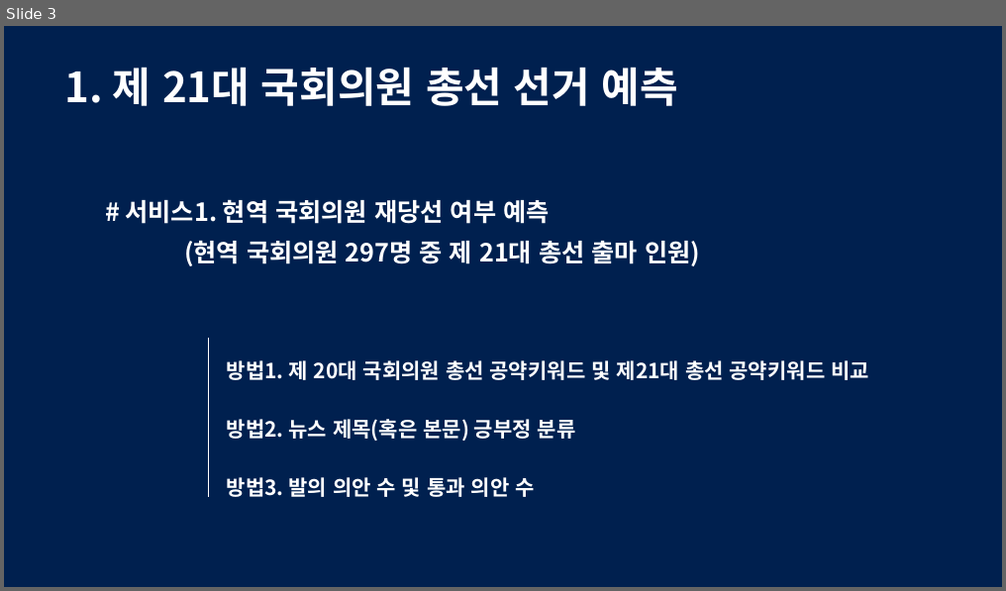
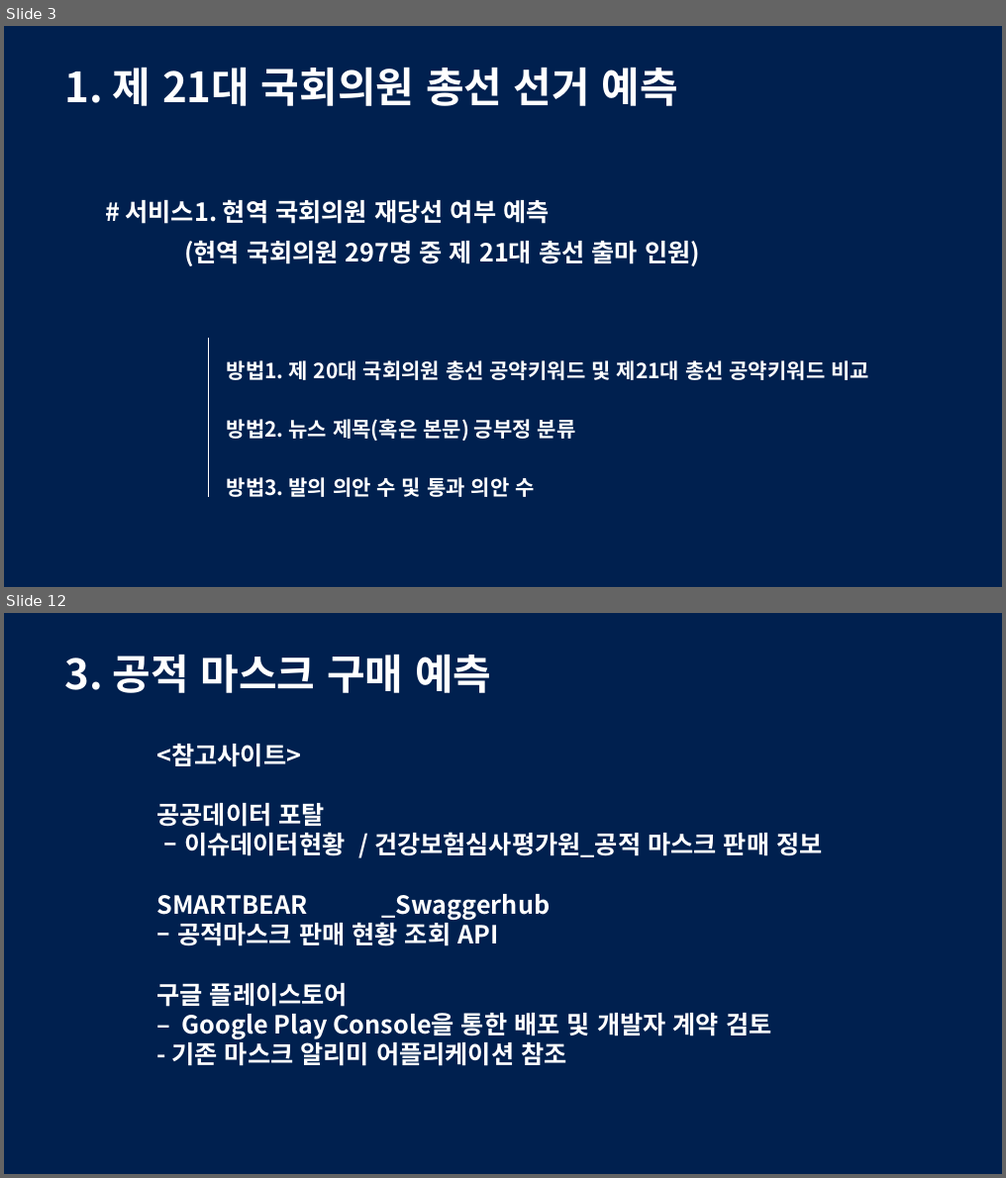
Before and after one commit to drhee0919/Rhee, a slide deck: 주제 발표.pptx. Shown one above the other, each under a label of ours: slide 3 before the commit, slides 3 and 12 after it; the slides between them are not shown. The pictures are 1006x591 and 1006x1178 pixels, drawn with LibreOffice and Linux fonts; fonts in the diff are those of the drawing. Boxes give left, top, right and bottom in pixels: in the first picture for what was removed or moved away, otherwise in the second. Text is boxed around its words. In the diff, an @@ line names an element or a change of style, - is before the commit and + after.

```diff
--- a/주제 발표.pptx
+++ b/주제 발표.pptx
@@ slide 12 added at <box>4,613,1002,1174</box>, background #FFFFFF @@
@@ rectangle added at <box>4,613,1002,1174</box>, fill #00204F @@
@@ text added at <box>65,654,491,693</box>, 40 pt, text #FFFFFF, bold @@
+3. 공적 마스크 구매 예측
@@ text added at <box>156,743,822,1066</box>, 24 pt, text #FFFFFF, bold @@
+<참고사이트>
+공공데이터 포탈
+– 이슈데이터현황 / 건강보험심사평가원_공적 마스크 판매 정보
+SMARTBEAR _Swaggerhub
+– 공적마스크 판매 현황 조회 API
+구글 플레이스토어
+– Google Play Console을 통한 배포 및 개발자 계약 검토
+- 기존 마스크 알리미 어플리케이션 참조
```
Also in this commit, not shown: 3 slides changed, 6 other slides added, 1 slide removed.
